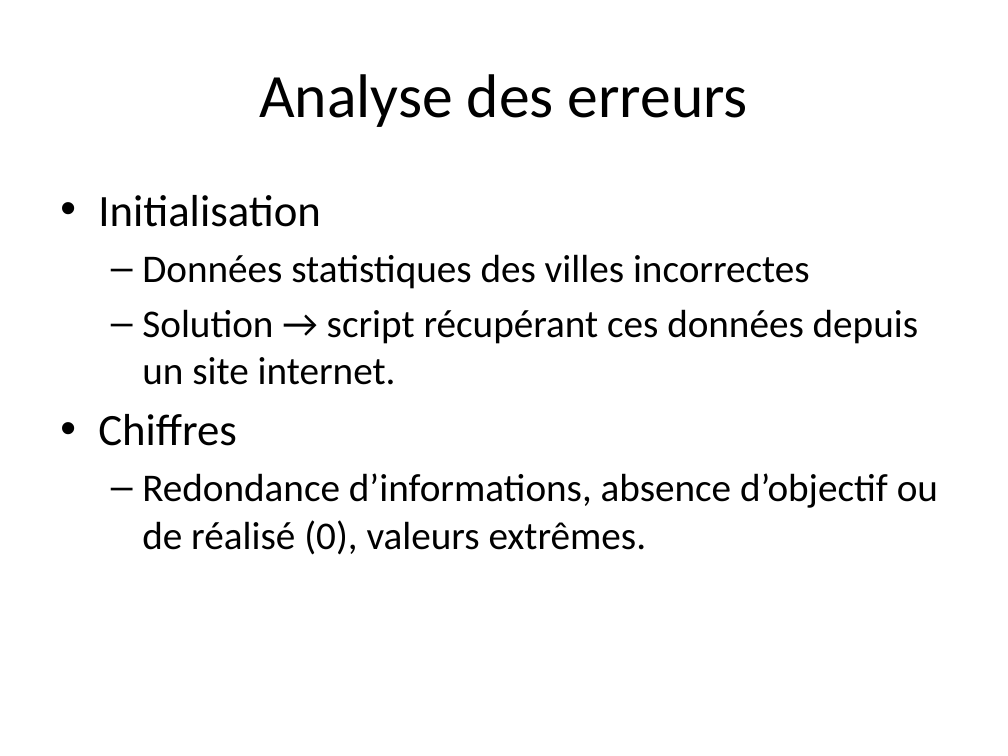
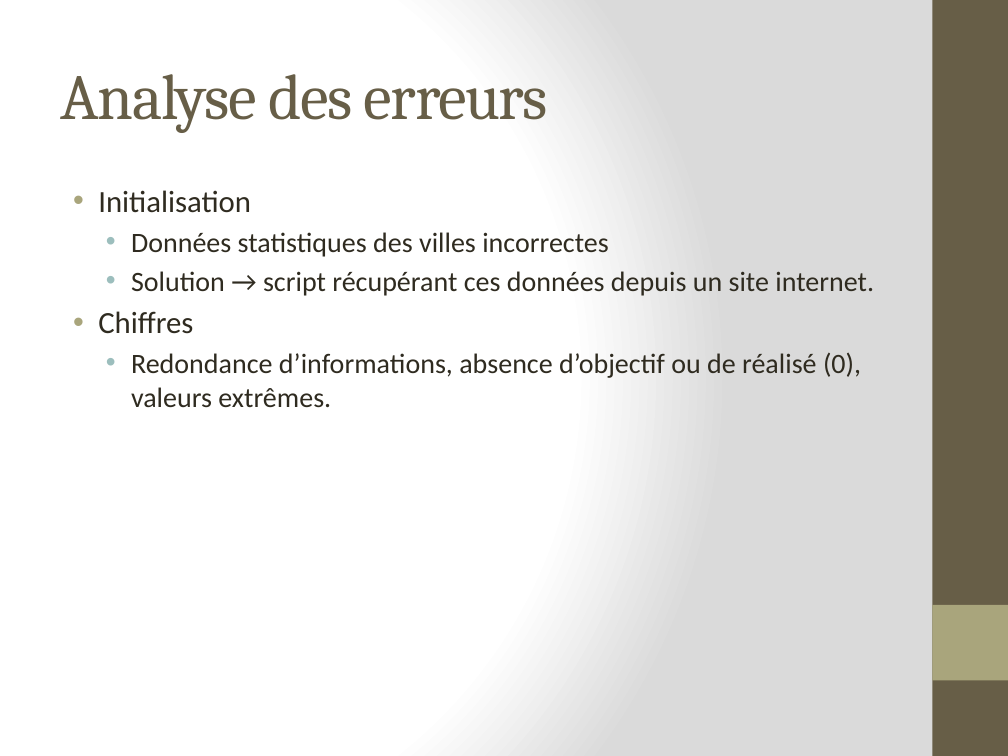
Before and after one commit to lobtec/dartiesgroupe2, a slide deck: slide 6 of PROJET/Presentation/PRE_15-12-10_V1.pptx (slide 1 before the commit). Drawn at 1008x756 pixels with LibreOffice and Linux fonts; fonts in the diff are those of the drawing. Boxes give left, top, right and bottom in pixels: in the first picture for what was removed or moved away, otherwise in the second. Text is boxed around its words. In the diff, an @@ line names an element or a change of style, - is before the commit and + after.

```diff
--- a/PROJET/Presentation/PRE_15-12-10_V1.pptx
+++ b/PROJET/Presentation/PRE_15-12-10_V1.pptx
@@ background #FFFFFF to gradient #FFFFFF to #DADADA @@
@@ rectangle added at (x1=932, y1=0, x2=1008, y2=756), fill #675E47 @@
@@ title "Analyse des erreurs" at (x1=60, y1=74, x2=548, y2=133): size 44 to 46 pt, font Calibri to Cambria, text colour #000000 to #675E47, letter spacing 0 to -1 pt; alignment centre to left @@
@@ text "Initialisation" at (x1=98, y1=190, x2=874, y2=408): size 32 to 22 pt in "Initialisation", "Chiffres"; text colour #000000 to #2F2B20; size 28 to 20 pt in "Données statistiques des villes incorrectes", "Solution → script récupérant ces données depuis ...", "Redondance d’informations, absence d’objectif ou de réalisé ..."; indent changed; less space between paragraphs; bullet – to • @@
@@ rectangle added at (x1=932, y1=605, x2=1008, y2=680), fill #A9A57C @@
```
Also in this commit, not shown: 2 other slides changed, 9 slides added.
